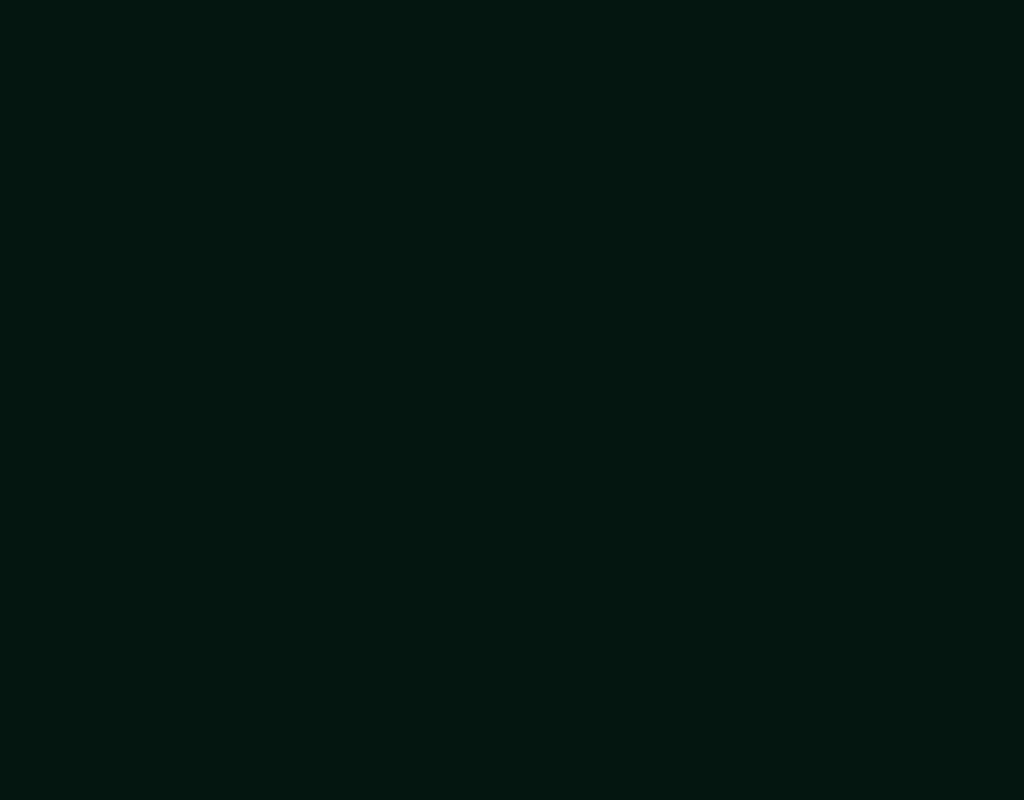
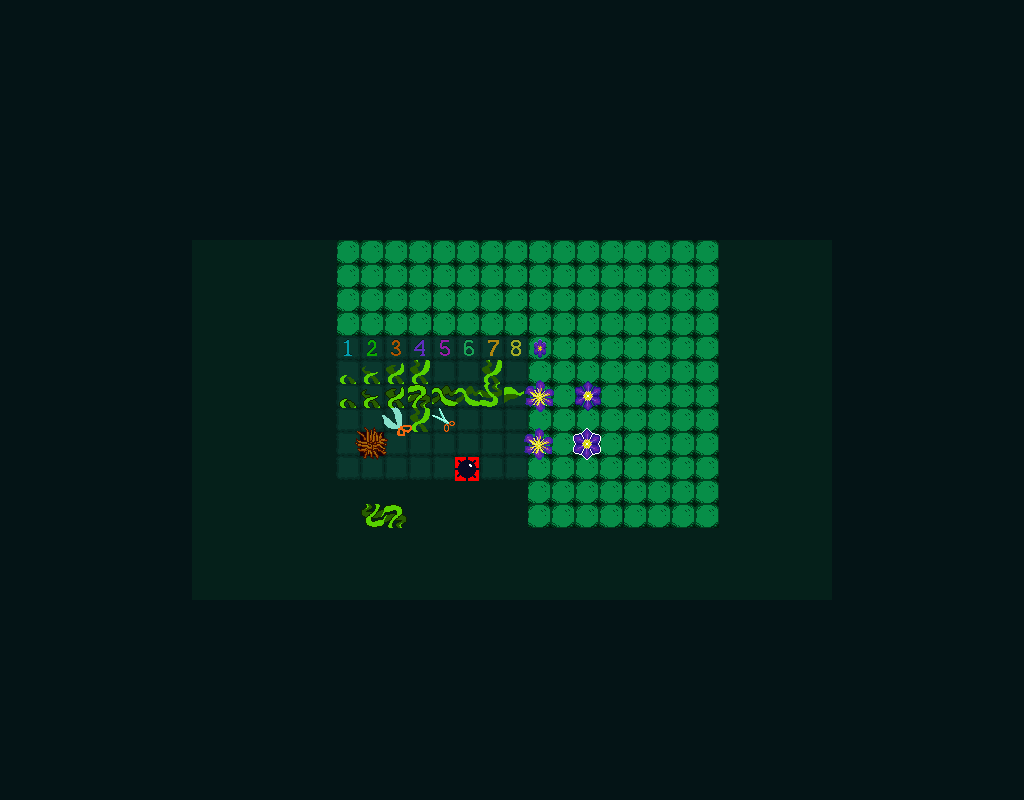
Revision of a layered 1024×800 image; what changed, layer by layer:
added layer "mine #1" above "mine" over [455, 457, 479, 481]
added layer "mine" above "flower copy" over [455, 457, 479, 481]
added layer "flower copy" above "flower" over [524, 428, 601, 460]
added layer "flower" above "vine tip copy #2" over [525, 380, 601, 412]
added layer "vine tip copy #2" above "vine tip copy #1" over [361, 504, 384, 528]
added layer "vine tip copy #1" above "vine tip copy" over [384, 504, 407, 528]
added layer "vine tip copy" above "vine tip" over [408, 384, 431, 408]
added layer "vine tip" above "flag" over [339, 360, 524, 460]
added layer "flag" above "trimmers" over [534, 339, 546, 358]
added layer "trimmers" above "trimmers old" over [432, 408, 455, 432]
added layer "trimmers old" above "closed cell layer" over [382, 407, 412, 436]
added layer "closed cell layer" above "closed cell" over [337, 240, 719, 528]
added layer "closed cell" above "8" over [528, 408, 552, 432]
added layer "8" above "7" over [511, 339, 521, 356]
added layer "7" above "6" over [488, 339, 499, 356]
added layer "4" above "3" over [414, 339, 425, 356]
added layer "open cell copy #15" above "open cell copy #14" over [336, 336, 432, 408]
added layer "open cell copy #14" above "open cell copy #13" over [432, 408, 528, 480]
added layer "open cell copy #13" above "open cell copy #12" over [336, 408, 432, 480]
added layer "open cell copy #12" above "open cell" over [432, 336, 528, 408]
added layer "open cell" above "minimap box" over [504, 336, 528, 360]
added layer "minimap box" above "gamearea" over [400, 432, 416, 448]
added layer "gamearea" above "GAME AREA FRAME" over [192, 240, 832, 600]
painted on "Background" over [0, 0, 1024, 800]
…and 5 more changes (5 added)
